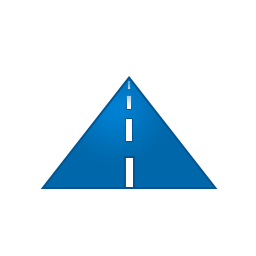
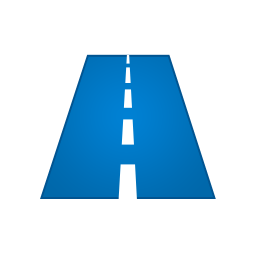
Layer changes from the first 256x256 image to the second:
removed group "stripes" (4 layers) over [123, 81, 135, 189]
removed layer "Shape 10" from group "stripes" over [127, 81, 131, 89]
removed layer "Shape 9" from group "stripes" over [126, 96, 132, 109]
removed layer "Shape 8" from group "stripes" over [125, 119, 132, 141]
removed layer "Shape 7" from group "stripes" over [123, 156, 135, 189]
removed layer "Shape 6" over [40, 76, 218, 189]
added layer "Shape 65 copy" above "Shape 65" over [118, 55, 137, 199]
added layer "Shape 65" above "Layer 1" over [40, 54, 216, 199]
